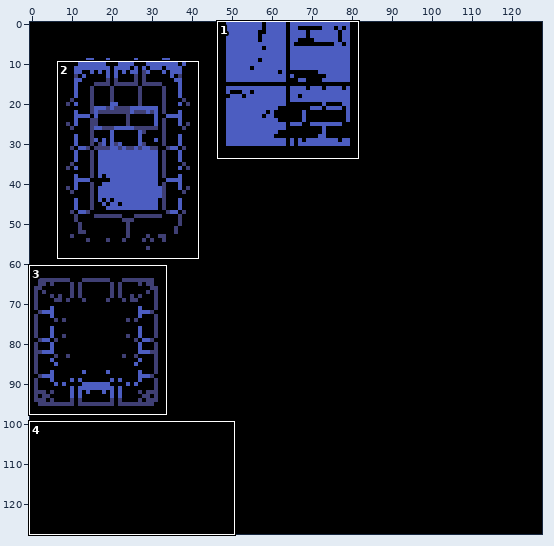
Two states of a sprite sheet, Assets/Textures/TileMaps/Tilemap03.png. The first picture is a wide view before the edit; the outline marks the close-up.
Close-up. Before the edit:
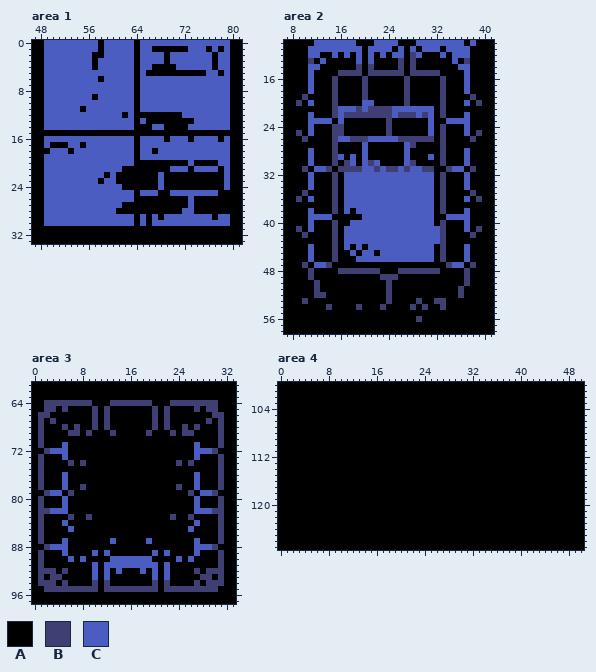
The file is 128x128 pixels. Shown: area 1: x 47..81, y 0..33; area 2: x 7..41, y 10..58; area 3: x 0..33, y 61..97; area 4: x 0..50, y 100..127. The commit also changed other parts of the picture, which this record leaves out.
Palette (. is transparent): A #000000  B #3f3f74  C #4c5dc1
New version:
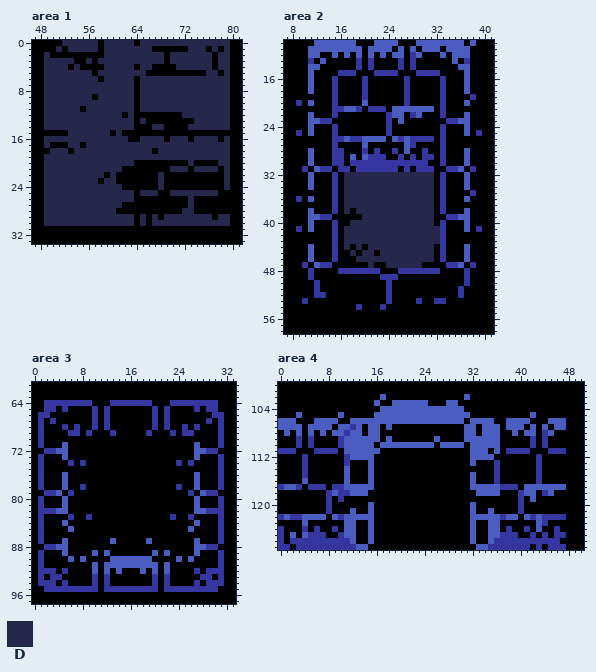
Colours new in this view: D #26284b
The exact change:
colour B: #3f3f74 -> #3636a1
Changed rows in their new state; - is a pixel that keeps its letter.
Area 1:
first column x 49:
 0 AAADDDDDD-DDDDD-DDDDDDDDDDDDDDD
 1 AADADDDDD-DDDDDDDD------DDD-D-D
 2 DAAAAAAA--DDDDDDDDDD-DDDDDDD-DD
 3 DDDDDAAD-DDDDDDDDDDD-DDDDDDD-DD
 4 DDDDADAA-ADDDDD-DD----DDDDDD-DD
 5 DDDDDDDDADDDDDDDD----------DD-D
 6 DDDDDDDDD-DDDDD-DDDDDDDDDDDDDDD
 7 DDDDDDDDDDDDDDD-DDDDDDDDDDDDDDD
 8 DDDDDDDDDDDDDDD-DDDDDDDDDDDDDDD
 9 DDDDDDDD-DDDDDD-DDDDDDDDDDDDDDD
10 DDDDDDDDDDDDDDD-DDDDDDDDDDDDDDD
11 DDDDDD-DDDDDDDD-DDDDDDDDDDDDDDD
12 DDDDDDDDDDDDD-D--------DDDDDDDD
13 DDDDDDDDDDDDDDD-D--------DDDDDD
14 DDDDDDDDDDDDDDD---DD----DDDDDDD
15 ----DDDDDDD-D------------------
16 DDDDDDDDDDDDDDA-DDDD-DDD-DDDD-D
17 D---DD-DDDDDDDDDDDDDDDDDDDDDDDD
18 -DDD-DDDDDDDDDDDDD-DDDDDDDDDDDD
19 DDDDDDDDDDDDDDDDDDDDDDDDDDDDDDD
20 DDDDDDDDDDDDDDD---------D----DD
21 DDDDDDDDDDDDD--------DDD-DDDD-D
22 DDDDDDDDDD-D-------D----------D
23 DDDDDDDDD-DD-------D----------D
24 DDDDDDDDDDDDD------D----------D
25 DDDDDDDDDDDDDDD-DDD--DDDDDDDD--
26 DDDDDDDDDDDDDDD---------D------
27 DDDDDDDDDDDDD-----------D------
28 DDDDDDDDDDDD-----------DD------
29 DDDDDDDDDDDDDDD-D-D-DDDDDDDD-DD
30 DDDDDDDDDDDDDDD-D-DDDDDDDDDDDDD
Area 2:
first column x 19:
13 B-B-------
15 A-A----A-A
first column x 10:
19 A-----------------------------
20 -----------A-----------------A
21 ------B---A---A---------------
22 ------AAAAAAAA--CA--AA--------
23 ---BB-A---------C----A--BB----
24 ------A--------------A--------
25 ------A--------------A--------
26 A-----B---C---A--C----------A-
28 ------B---B-B--B----B---------
29 ------B----BBB--BAB-BB--------
30 ------BABBB-BBBBBB-BB---------
31 ---B----A-BB-B--A-AB-----B----
32 -------DDDDDDDDDDDDDDD--------
33 -------DDDDDDDDDDDDDDD--------
34 -------DDDDDDDDDDDDDDD--------
35 A------DDDDDDDDDDDDDDD--------
36 -------DDDDDDDDDDDDDDD-------A
37 -------DDDDDDDDDDDDDDD--------
38 -------D-DDDDDDDDDDDDD--------
39 ---BB-----DDDDDDDDDDDD--BB----
40 --------DDDDDDDDDDDDDD--------
41 -------DDDDDDDDDDDDDDDD-------
42 A------DDDDDDDDDDDDDDDD-----A-
43 -------DDDDDDDDDDDDDDDD-------
44 -------D-D-DDDDDDDDDDD--------
45 --------D-DD-DDDDDDDDD--------
46 ---------DDDDDDDDDDDDD--------
47 ---B-------D--DDDDDD-----B----
first column x 14:
54 A-------------A-A--A
56 ---------------A----
Area 3:
first column x 3:
72 B-------------------------B
first column x 3:
79 B-------------------------B
82 B-------------------------B
first column x 3:
88 B-------------------------B
first column x 10:
93 B-B-------B-B
Area 4:
first column x 0:
102 -----------------C-------------C----------------
103 ----------------C--CCCCCC---CC------------------
104 -----------------CCCCCCCCCCCCCC-----------------
105 ---C------C-----CCCCCCCCCCCCCCCC----------C-----
106 CCC---CCCC--CCCCCCCCCCCCCCCCCCC-CCCC--CCCC---CCC
107 CCCC-CCCC-CCBC-CC-C------------CC-CCC-CCC-C-C-CC
108 -C-C-C-C-CCBCC-CC--------------CC-CCC--C-CC-BC--
109 ---B-B----BCCCCCC-C-------C----CCCCCC-----B-B---
110 ---B-B----BCCCCC-CCCCCCCCC-CCCC-CCCCC-----B-B---
111 BBB---BBBB-CCCCCC---------------CCC-C-BBBB---BBB
112 ----B------BCCCC----------------CCCC-------B----
113 ----B------B---C----------------C---B------B----
114 ----B------C---C--------------------B------B----
115 ----B------C---C----------------C---B------B----
116 ----C------C---C----------------C---B------B----
117 BCCB-BBB-BBCCCCC----------------CCCCCBBB-CCCCCCC
118 --------BCBBCCC------------------CCCC---BCC-BC--
119 --------B-B-----------------------------B-C-----
120 --------B------C----------------C-------B-------
121 --------B---C--C----------------C--C----B-------
122 BCBBCCCC-CBCCCCC----------------CCCCCBCC-CBCBBBB
123 ----C------CC--C----------------C--CC------CB---
124 B---B-B--B-CC--C----------------C--CC-B--B-C--B-
125 B-C-CBBB--BCC--C----------------C--CCBBB--B-B-BB
126 B-BBBBBBBBBBC--C----------------C--CBBBBBBBBBBB-
127 BB-BBBBBBBBBBCC------------------CCBBBBBBB-B-BBB
Where, in picture pixels (left, top, right, bottom), the same in both close-ups:
changed: (44, 40, 230, 226)
changed: (296, 52, 482, 322)
changed: (38, 400, 224, 592)
changed: (278, 394, 566, 550)
